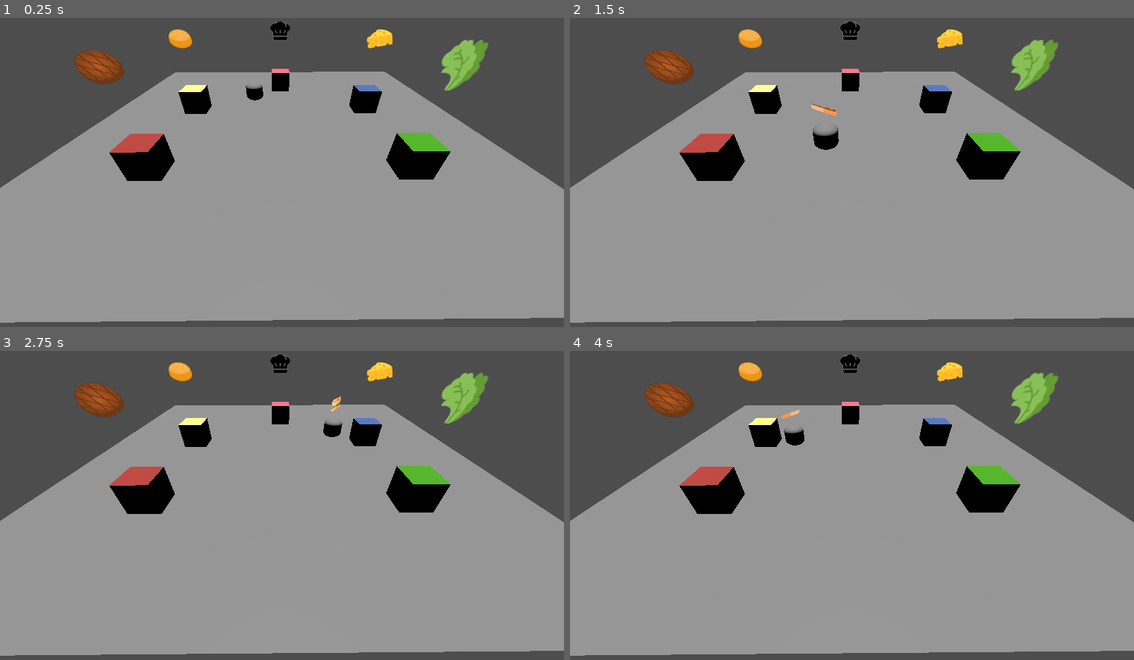
Above: before the commit, frames 1-4 (two rows, left to right).
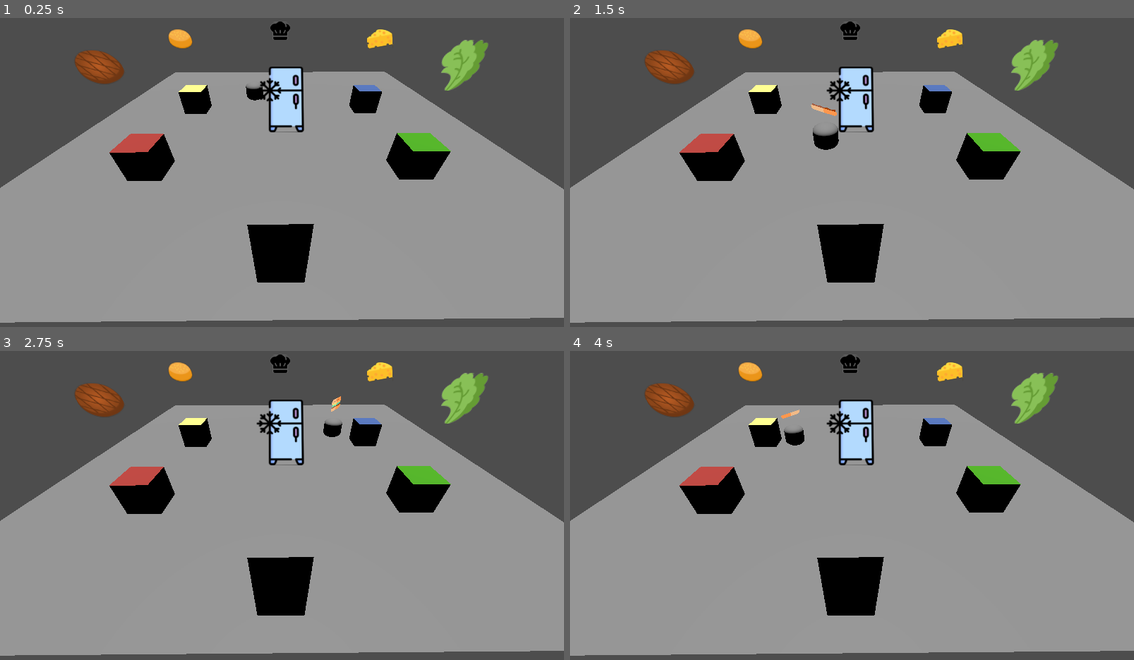
Above: after the commit, the same moments.

Repository: NathanBrx/Undercooked
Game: Godot game, scene res://node_3d.tscn
The game is run twice, just before and just after one commit, with the same random seed, the same clock (stepped at 60 frames per second) and the same inputs.
Inputs:
- Up to frame 1 (0.25 s): no input
- Up to frame 2 (1.5 s): no input
- Up to frame 3 (2.75 s): no input
- Up to frame 4 (4 s): no input

The runs differ from the first frame. In frame 1, 3.2% of the frame differs, in the area x 43-56%, y 15-86%; in frame 2, 3.2%; in frame 3, 3.2%; in frame 4, 3.2%.

Commit message:
Add : Fridge

Diff:
--- a/main/game_manager.gd
+++ b/main/game_manager.gd
@@ -1,2 +1,3 @@
 extends Node3D
 @export var stations:Array[Node3D]
+@export var character:CharacterBody3D
--- a/main/game_manager.tscn
+++ b/main/game_manager.tscn
@@ -1,13 +1,15 @@
-[gd_scene load_steps=27 format=3 uid="uid://dcdc7m2dmm2y8"]
+[gd_scene load_steps=30 format=3 uid="uid://dcdc7m2dmm2y8"]
 
 [ext_resource type="Script" uid="uid://c8u6t5uwh58el" path="res://game_manager.gd" id="1_8jrwq"]
 [ext_resource type="Texture2D" uid="uid://cg7fsrimk3f7m" path="res://ressources/chef.png" id="1_eakoi"]
 [ext_resource type="Texture2D" uid="uid://csau8paajmrvq" path="res://ressources/steak.png" id="2_8jrwq"]
 [ext_resource type="Texture2D" uid="uid://b5i80ahh6that" path="res://ressources/cheese.png" id="3_gth8u"]
 [ext_resource type="Texture2D" uid="uid://hrrx7653wdqo" path="res://ressources/salad.png" id="4_dq8jp"]
+[ext_resource type="Script" uid="uid://d18erej4fcsfy" path="res://station.gd" id="4_gth8u"]
 [ext_resource type="Texture2D" uid="uid://njrer4kbiyh5" path="res://ressources/retro.png" id="5_yawsv"]
 [ext_resource type="Script" uid="uid://bcnxscntuok10" path="res://path_follow_3d.gd" id="6_le433"]
 [ext_resource type="Script" uid="uid://borf7esa1li7v" path="res://agent.gd" id="7_2tadr"]
+[ext_resource type="Texture2D" uid="uid://canjygneegmf3" path="res://ressources/frigo.png" id="10_dq8jp"]
 
 [sub_resource type="Curve3D" id="Curve3D_wc5p8"]
 _data = {
@@ -71,9 +73,13 @@
 [sub_resource type="BoxShape3D" id="BoxShape3D_i5arm"]
 size = Vector3(5, 1, 5)
 
-[node name="GameManager" type="Node3D" node_paths=PackedStringArray("stations")]
+[sub_resource type="BoxMesh" id="BoxMesh_yawsv"]
+size = Vector3(2, 4, 2)
+
+[node name="GameManager" type="Node3D" node_paths=PackedStringArray("stations", "character")]
 script = ExtResource("1_8jrwq")
-stations = [null]
+stations = [NodePath("station_pain_manager"), NodePath("station_salade_manager"), NodePath("station_steak_manager"), NodePath("station_fromage_manager"), NodePath("station_depot_manager")]
+character = NodePath("Path3D/PathFollow3D/CharacterBody3D")
 
 [node name="Path3D" type="Path3D" parent="."]
 transform = Transform3D(1, 0, 0, 0, 1, 0, 0, 0, 1, -9.580933, -0.7490399, 0.15011215)
@@ -98,6 +104,7 @@
 shape = SubResource("ConvexPolygonShape3D_r3fl7")
 
 [node name="station_pain_manager" type="Node3D" parent="."]
+script = ExtResource("4_gth8u")
 
 [node name="station_pain" type="MeshInstance3D" parent="station_pain_manager"]
 mesh = SubResource("BoxMesh_6iypd")
@@ -178,6 +185,23 @@
 texture = ExtResource("1_eakoi")
 
 [node name="CollisionDepot" type="CollisionShape3D" parent="station_depot_manager/station_depot/AreaDepot"]
+transform = Transform3D(1, 0, 0, 0, 1, 0, 0, 0, 1, 0, 0, -2)
+shape = SubResource("BoxShape3D_i5arm")
+
+[node name="station_frigo_manager" type="Node3D" parent="."]
+transform = Transform3D(1, 0, 0, 0, 1, 0, 0, 0, 1, -9.982698, 0, -16.891884)
+
+[node name="MeshInstance3D" type="MeshInstance3D" parent="station_frigo_manager"]
+transform = Transform3D(1, 0, 0, 0, 1, 0, 0, 0, 1, 0, 1.6630354, -2.9914818)
+mesh = SubResource("BoxMesh_yawsv")
+
+[node name="AreaDepot" type="Area3D" parent="station_frigo_manager"]
+
+[node name="Sprite3D" type="Sprite3D" parent="station_frigo_manager/AreaDepot"]
+transform = Transform3D(0.5, 0, 0, 0, 0.35355338, -0.35355338, 0, 0.35355338, 0.35355338, 0, 6, 0)
+texture = ExtResource("10_dq8jp")
+
+[node name="CollisionDepot" type="CollisionShape3D" parent="station_frigo_manager/AreaDepot"]
 transform = Transform3D(1, 0, 0, 0, 1, 0, 0, 0, 1, 0, 0, -2)
 shape = SubResource("BoxShape3D_i5arm")
 
Binary file added: main/ressources/frigo.png
Not shown, added: main/ressources/frigo.png.import
